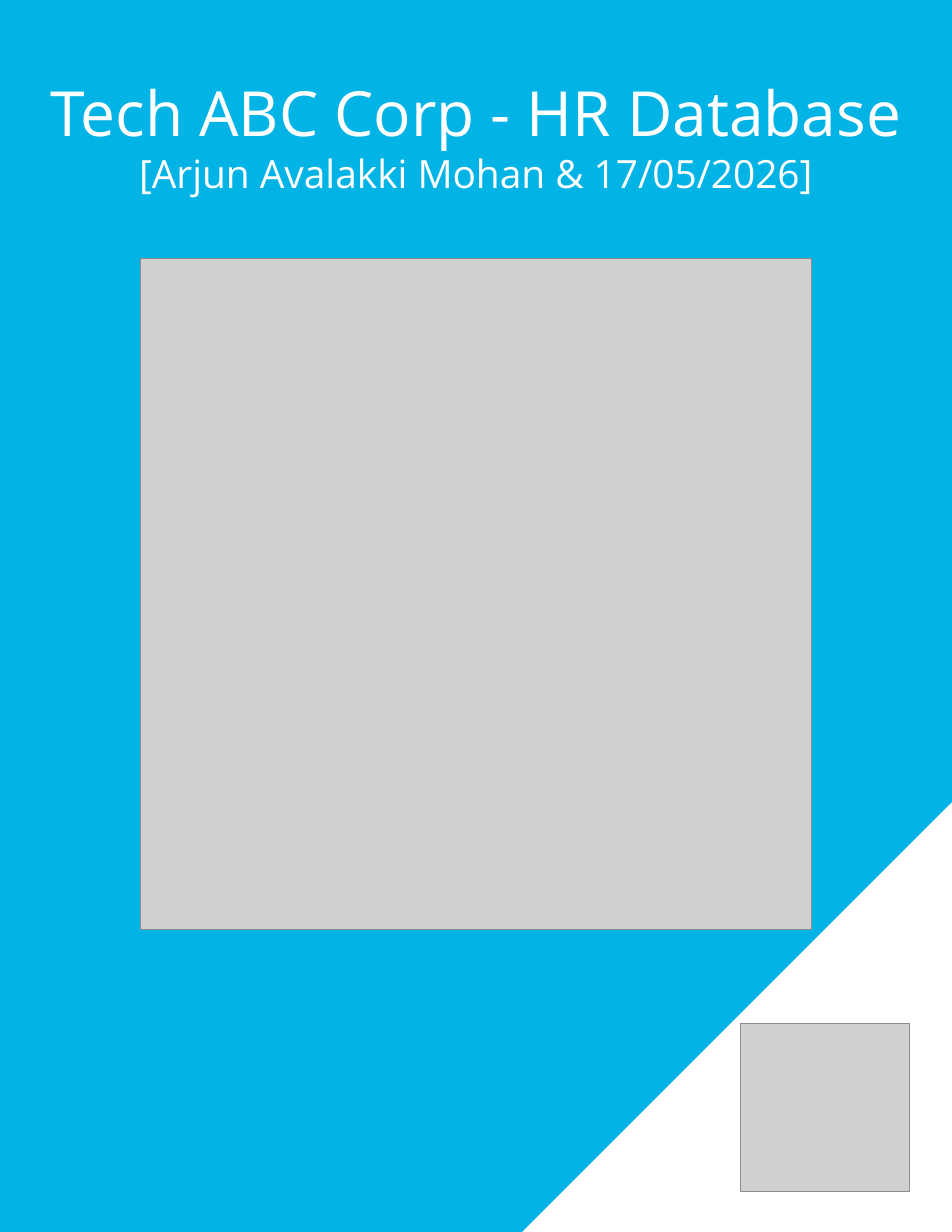
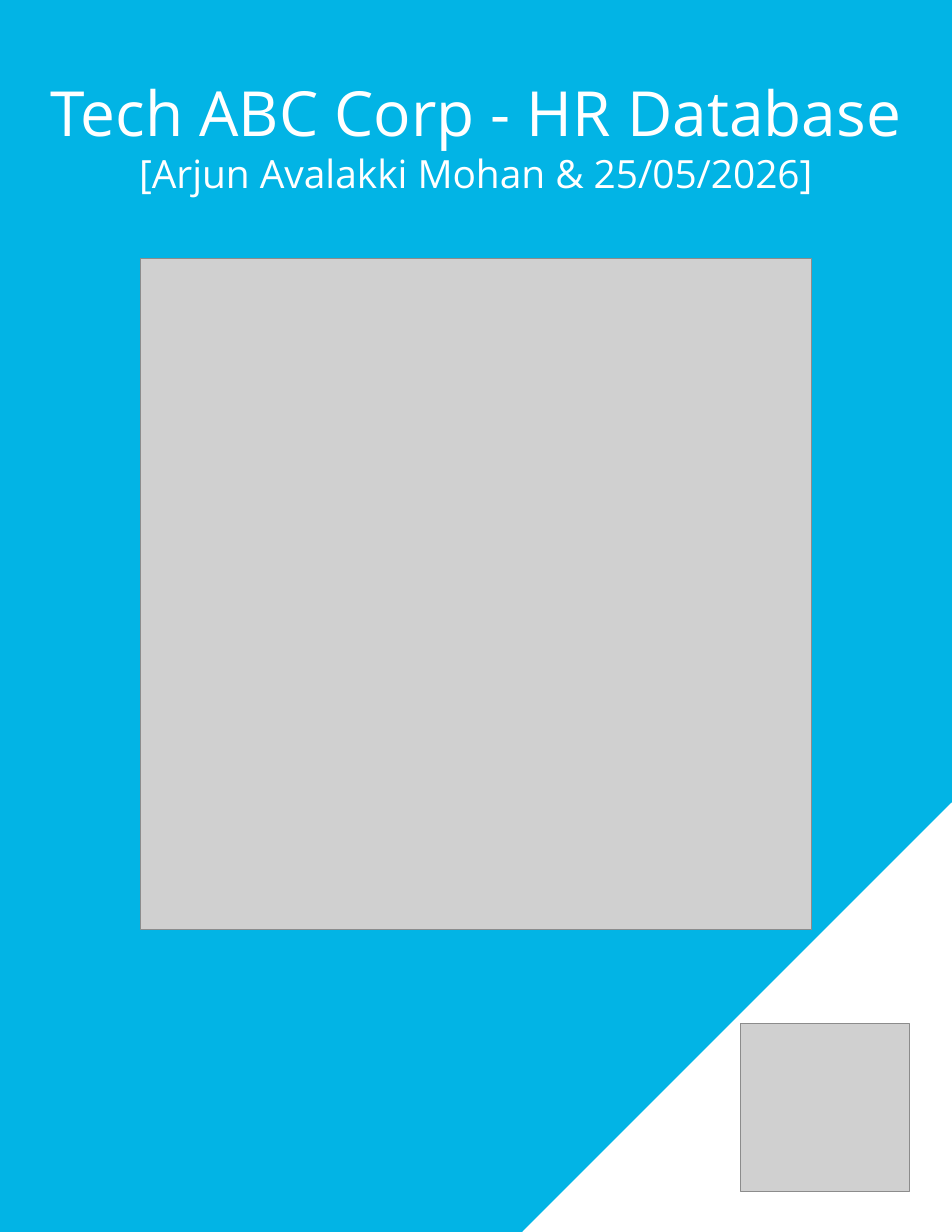
Before and after one commit to SwimLane2/udacity-ai-masters, a slide deck: slide 1 of Modules/03-Data-Architect/projects/Project 1 - Human Resources Database Design/report/HR_Database_Design_Project_Arjun_Avalakki_Mohan.pptx. Drawn at 952x1232 pixels with LibreOffice and Linux fonts; fonts in the diff are those of the drawing; grey boxes stand for pictures; background and template pictures are left out. Boxes give left, top, right and bottom in pixels: in the first picture for what was removed or moved away, otherwise in the second. Text is boxed around its words. In the diff, an @@ line names an element or a change of style, - is before the commit and + after.

Commit message:
HR Database Design completed

```diff
--- a/Modules/03-Data-Architect/projects/Project 1 - Human Resources Database Design/report/HR_Database_Design_Project_Arjun_Avalakki_Mohan.pptx
+++ b/Modules/03-Data-Architect/projects/Project 1 - Human Resources Database Design/report/HR_Database_Design_Project_Arjun_Avalakki_Mohan.pptx
@@ title at <box>139,158,813,198</box>: text changed @@
-[Arjun Avalakki Mohan & 17/05/2026]
+[Arjun Avalakki Mohan & 25/05/2026]
```
Also in this commit, not shown: 1 other slide changed, 2 other files.
